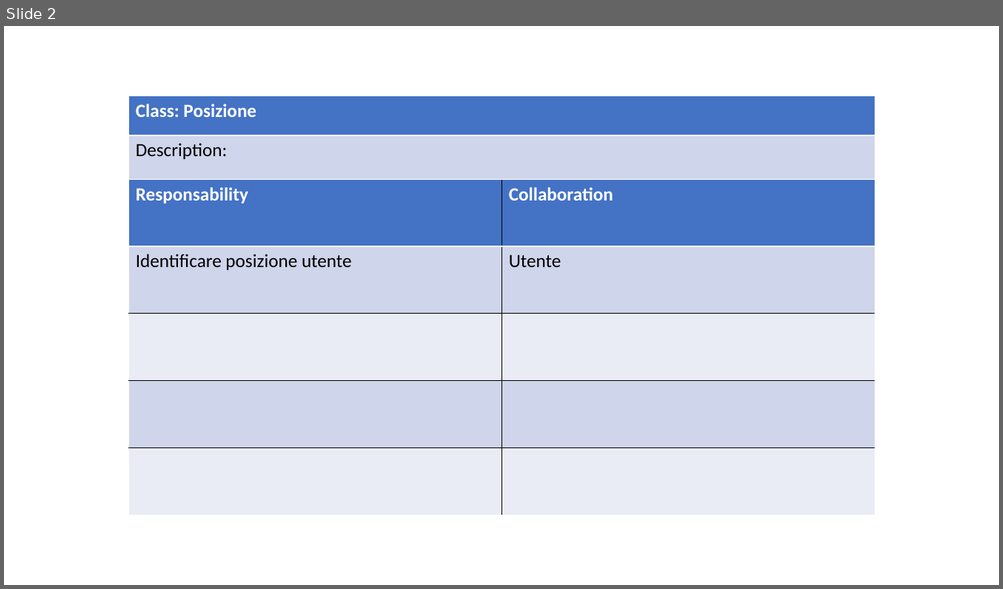
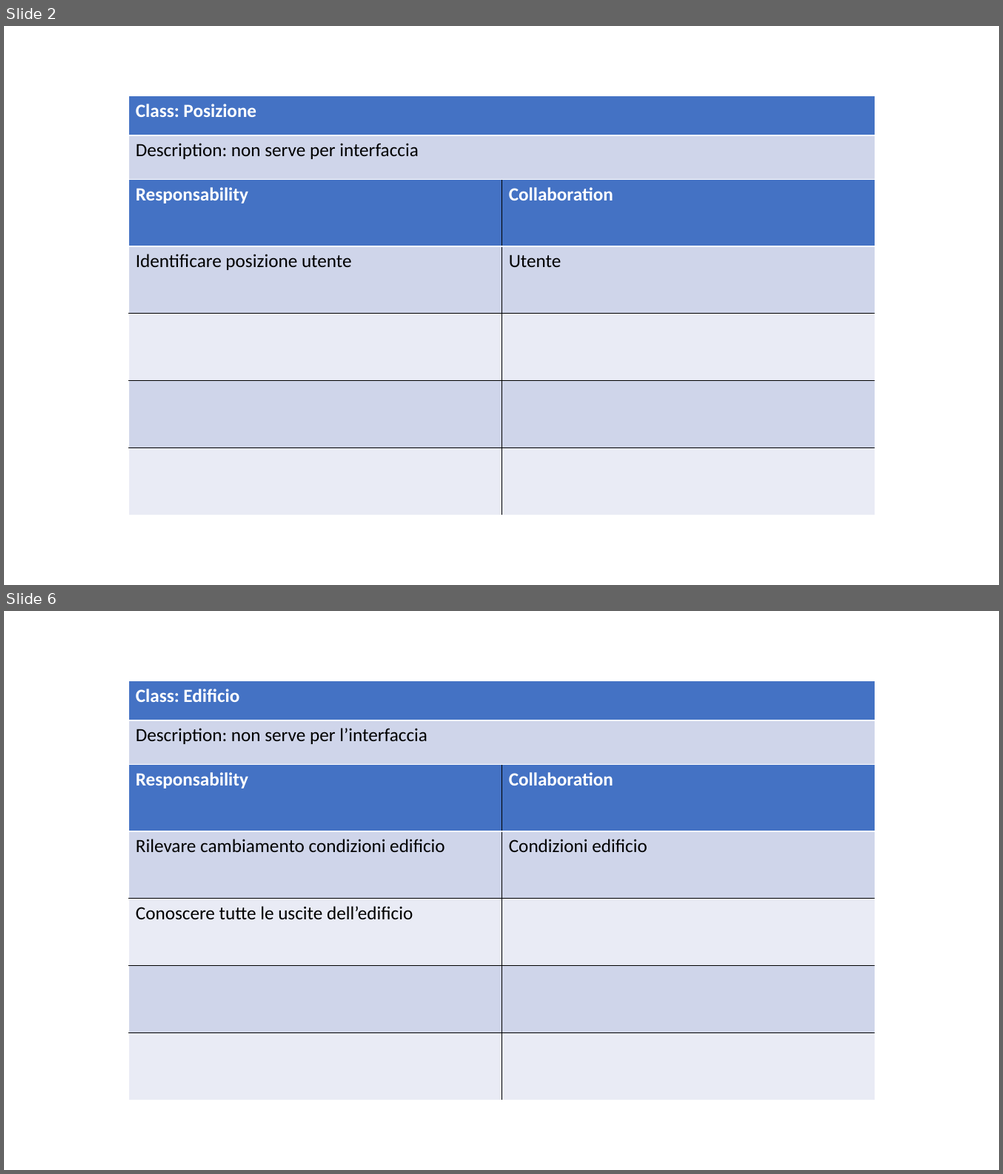
Before and after one commit to ecorradini/ProgettoIDS, a slide deck: AnalisiRequisiti/CRC/UT4/crc.ppt. Shown one above the other, each under a label of ours: slide 2 before the commit, slides 2 and 6 after it; the slides between them are not shown. The pictures are 1003x589 and 1003x1174 pixels, drawn with LibreOffice and Linux fonts; fonts in the diff are those of the drawing. Boxes give left, top, right and bottom in pixels: in the first picture for what was removed or moved away, otherwise in the second. Text is boxed around its words. In the diff, an @@ line names an element or a change of style, - is before the commit and + after.

```diff
--- a/AnalisiRequisiti/CRC/UT4/crc.ppt
+++ b/AnalisiRequisiti/CRC/UT4/crc.ppt
@@ slide 6 added at [4, 611, 999, 1170], background #FFFFFF @@
@@ table added at [128, 681, 874, 764], 2 rows, 1 columns @@
+Class: Edificio
+Description: non serve per l’interfaccia
@@ table added at [128, 764, 874, 1100], 5 rows, 2 columns @@
+Responsability | Collaboration
+Rilevare cambiamento condizioni edificio | Condizioni edificio
+Conoscere tutte le uscite dell’edificio | 
+ | 
+ | 
@@ slide 2 changed as well @@
@@ table at [128, 96, 874, 179] @@
-row 2, column 1: Description:
+row 2, column 1: Description: non serve per interfaccia
```
Also in this commit, not shown: 4 other slides changed, 4 other slides added, 1 other file.
